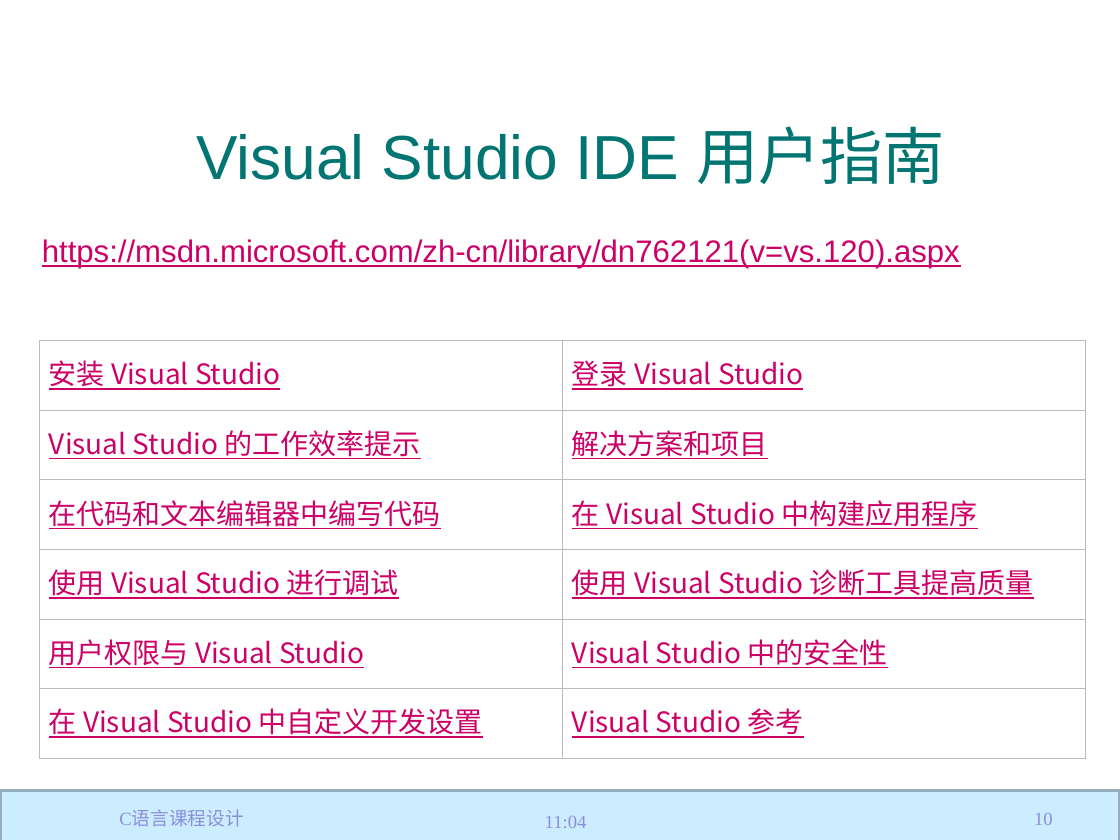
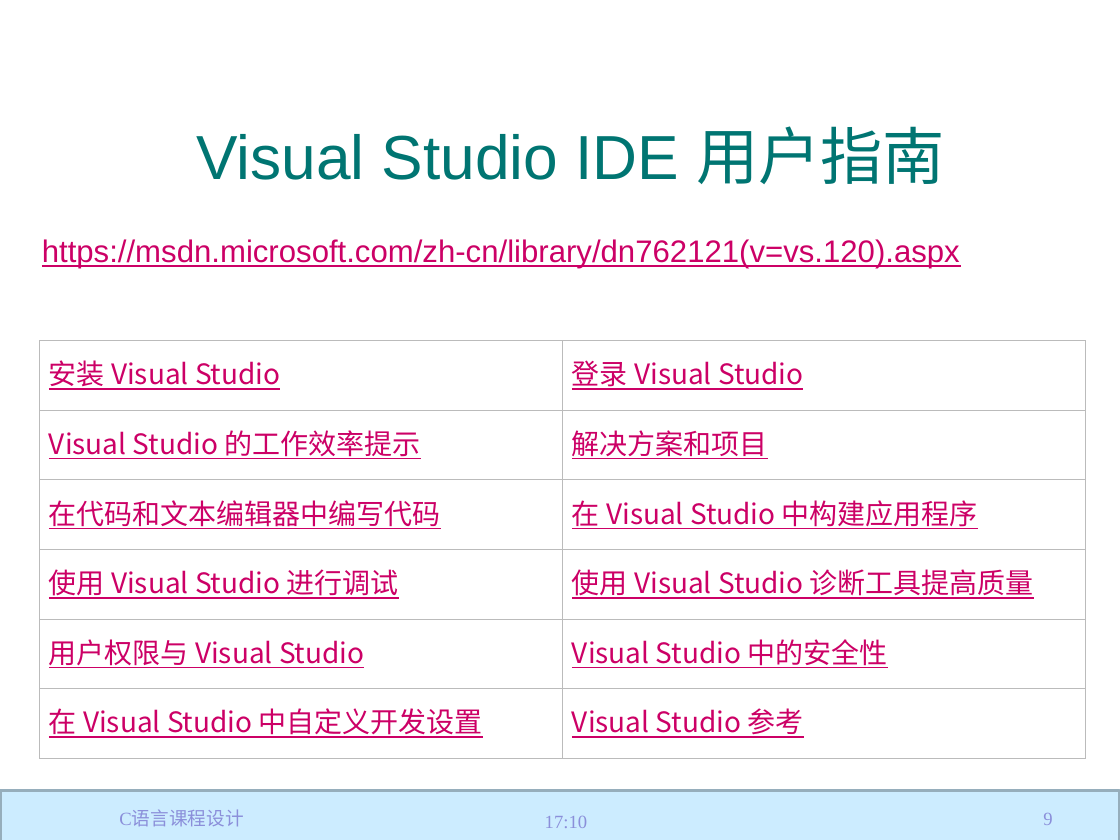
Before and after one commit to jtrfid/C-Repositories, a slide deck: slide 9 of 2018/C语言课程设计/vs2013简介及C语言简单回顾.pptx (slide 10 before the commit). Drawn at 1120x840 pixels with LibreOffice and Linux fonts; fonts in the diff are those of the drawing; background and template pictures are left out. Boxes give left, top, right and bottom in pixels: in the first picture for what was removed or moved away, otherwise in the second. Text is boxed around its words. In the diff, an @@ line names an element or a change of style, - is before the commit and + after.

```diff
--- a/2018/C语言课程设计/vs2013简介及C语言简单回顾.pptx
+++ b/2018/C语言课程设计/vs2013简介及C语言简单回顾.pptx
@@ text at bbox=[545, 816, 587, 828]: text changed @@
-11:04
+17:10
@@ page number at bbox=[1043, 813, 1052, 825]: text changed @@
-10
+9
```
Also in this commit, not shown: 8 other slides changed, 3 slides added, 6 other files.
